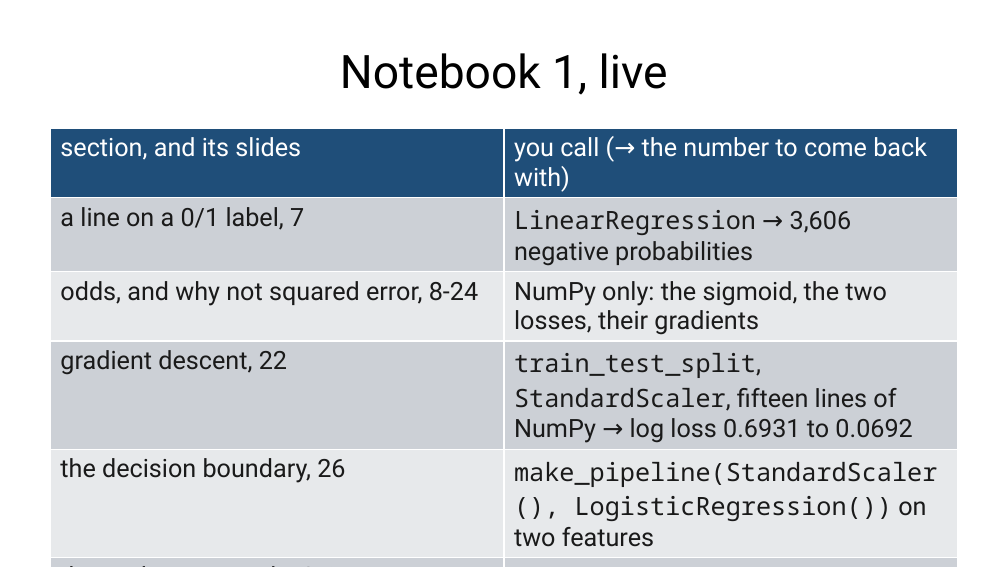
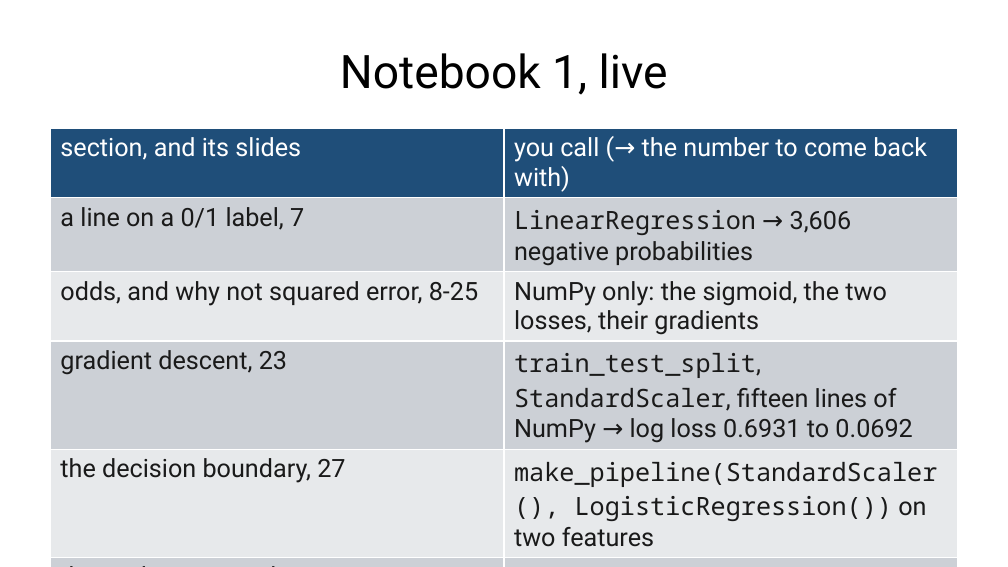
Before and after one commit to fabioantonini/technologies-for-artificial-intelligence, a slide deck: slide 26 of Lessons/04_classification_and_metrics/Slides/classification_and_metrics_slides.pptx (slide 25 before the commit). Drawn at 1008x567 pixels with LibreOffice and Linux fonts; fonts in the diff are those of the drawing; background and template pictures are left out. Boxes give left, top, right and bottom in pixels: in the first picture for what was removed or moved away, otherwise in the second. Text is boxed around its words. In the diff, an @@ line names an element or a change of style, - is before the commit and + after.

```diff
--- a/Lessons/04_classification_and_metrics/Slides/classification_and_metrics_slides.pptx
+++ b/Lessons/04_classification_and_metrics/Slides/classification_and_metrics_slides.pptx
@@ table at [50,129,958,551] @@
-row 3, column 1: odds, and why not squared error, 8-24
+row 3, column 1: odds, and why not squared error, 8-25
-row 4, column 1: gradient descent, 22
+row 4, column 1: gradient descent, 23
-row 5, column 1: the decision boundary, 26
+row 5, column 1: the decision boundary, 27
-row 6, column 1: the truth, recovered, 13-14
+row 6, column 1: the truth, recovered, 14-15
```
Also in this commit, not shown: 3 other slides changed, 1 slide added, 7 other files.
